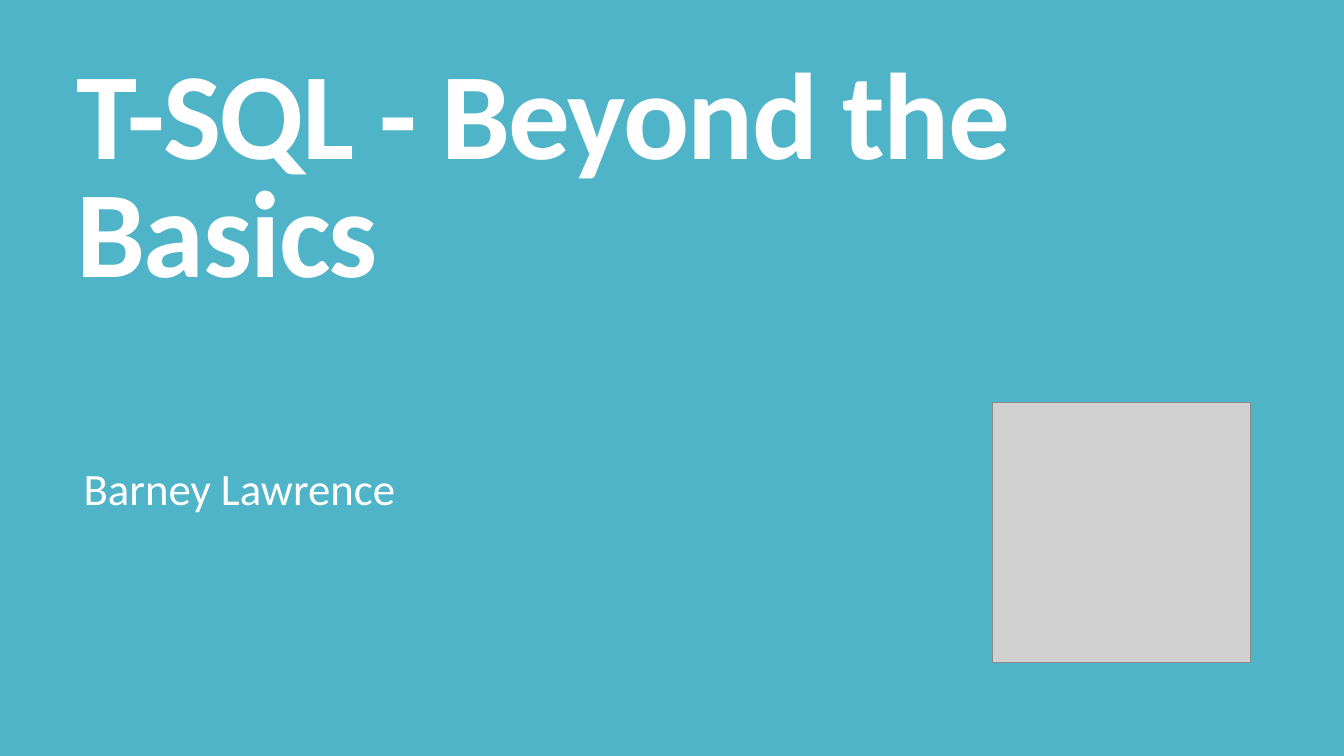
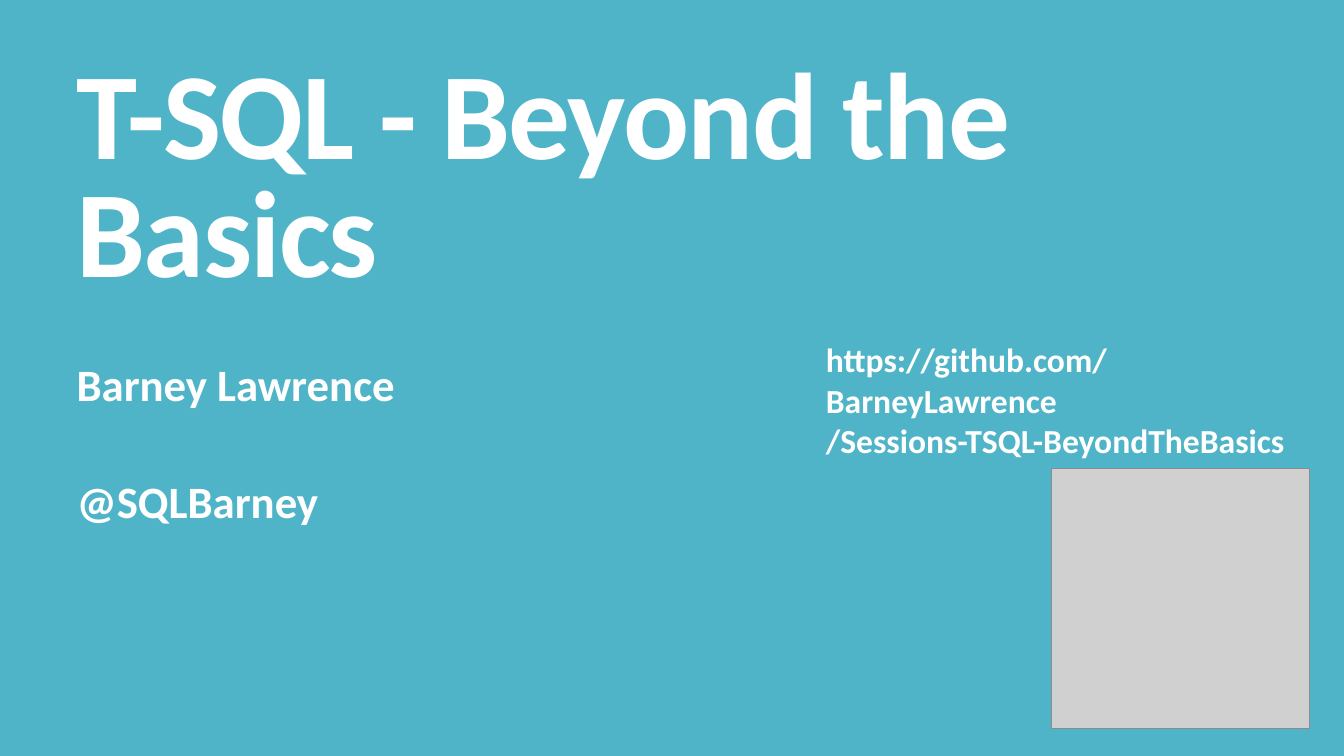
Before and after one commit to BarneyLawrence/Sessions-TSQL-BeyondTheBasics, a slide deck: slide 1 of T-SQL - Beyond the Basics.pptx. Drawn at 1344x756 pixels with LibreOffice and Linux fonts; fonts in the diff are those of the drawing; grey boxes stand for pictures. Boxes give left, top, right and bottom in pixels: in the first picture for what was removed or moved away, otherwise in the second. Text is boxed around its words. In the diff, an @@ line names an element or a change of style, - is before the commit and + after.

Commit message:
Rename for Session Sequence Edits after test runs

```diff
--- a/T-SQL - Beyond the Basics.pptx
+++ b/T-SQL - Beyond the Basics.pptx
@@ text added at (826, 348, 1284, 459), 24 pt, text #FFFFFF, bold @@
+https://github.com/BarneyLawrence
+/Sessions-TSQL-BeyondTheBasics
@@ subtitle "Barney Lawrence": place and size @@
-subtitle "Barney Lawrence" at (84, 476, 395, 512)
+subtitle "Barney Lawrence" at (77, 372, 394, 525)
@@ subtitle at (77, 372, 394, 408): bold on in "Barney Lawrence"; line spacing 0.85 to 0.75 @@
@@ picture: place and size @@
-picture at (993, 402, 1251, 662)
+picture at (1052, 469, 1310, 729)
@@ subtitle at (77, 488, 318, 525): paragraph added @@
+@SQLBarney
```
Also in this commit, not shown: 2 other slides changed, 7 slides added, 14 other files.
